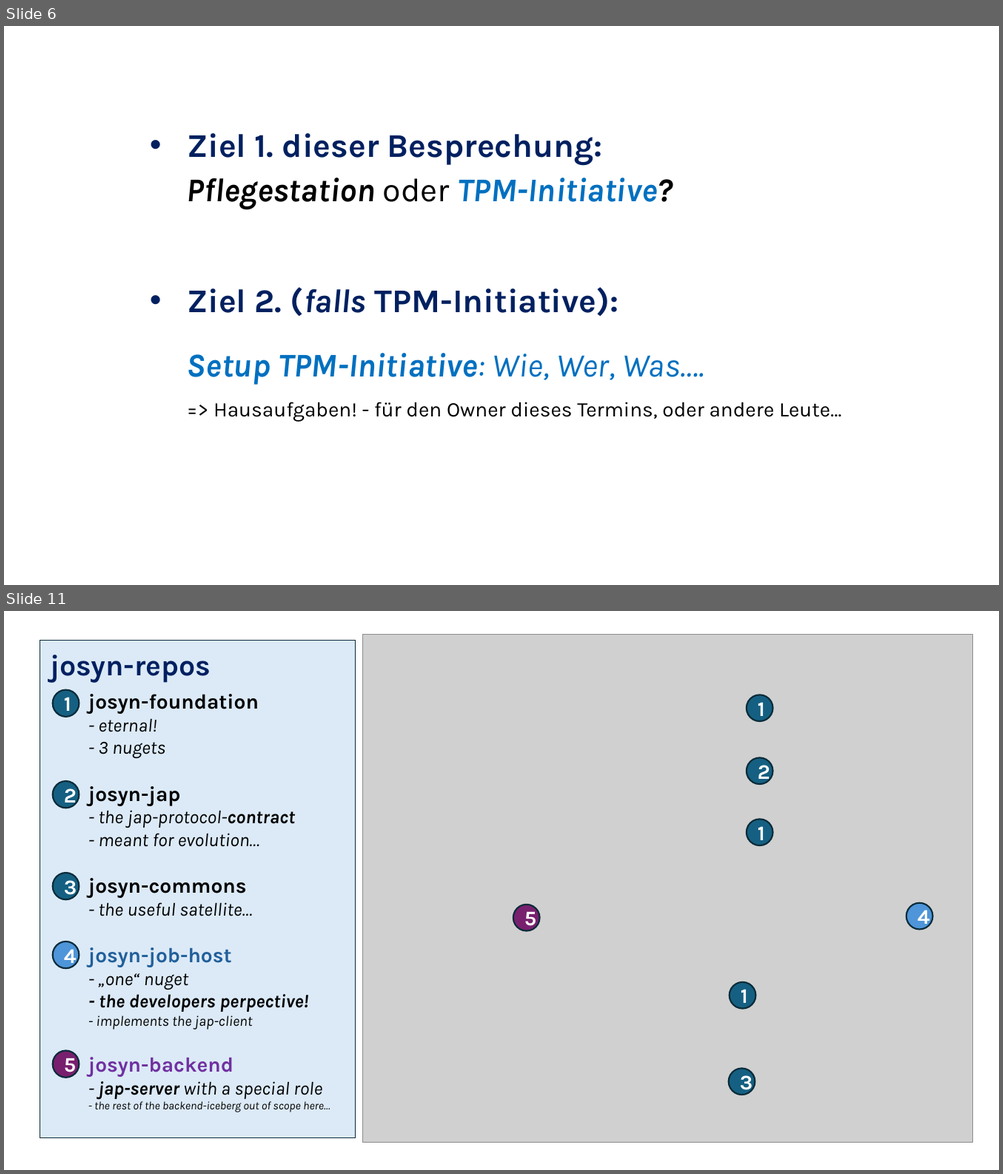
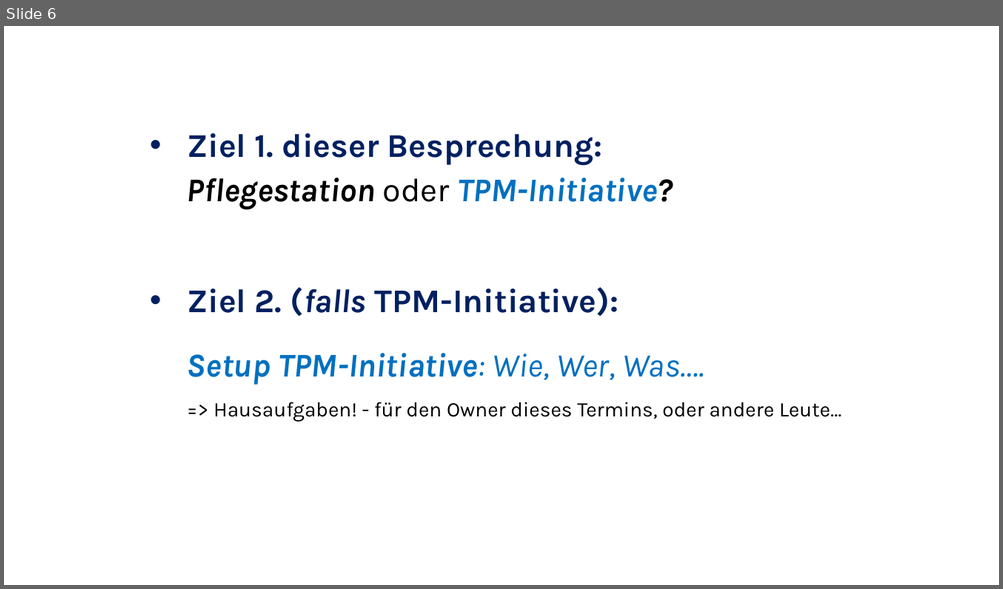
Before and after one commit to ckluth/josyn-platform, a slide deck: josyn-intro.pptx. Shown one above the other, each under a label of ours: slides 6 and 11 before the commit, slide 6 after it; the slides between them are not shown. The pictures are 1003x1174 and 1003x589 pixels, drawn with LibreOffice and Linux fonts; fonts in the diff are those of the drawing; grey boxes stand for pictures. Boxes give left, top, right and bottom in pixels: in the first picture for what was removed or moved away, otherwise in the second. Text is boxed around its words. In the diff, an @@ line names an element or a change of style, - is before the commit and + after.

```diff
--- a/josyn-intro.pptx
+++ b/josyn-intro.pptx
@@ slide 11 removed at [4, 611, 999, 1170], background #FFFFFF @@
@@ group removed at [40, 641, 932, 1139]: 12 ellipses, 2 texts, 1 rectangle @@
-1
-1
-1
-2
-4
-5
-3
-josyn-foundation
-- eternal!
-- 3 nugets
-josyn-jap
-- the jap-protocol-contract
-- meant for evolution…
-josyn-commons
-- the useful satellite…
-josyn-job-host
-- „one“ nuget
-- the developers perpective!
-- implements the jap-client
-josyn-backend
-- jap-server with a special role
-- the rest of the backend-iceberg out of scope here…
-1
-2
-3
-4
-5
-josyn-repos
@@ picture removed at [362, 634, 972, 1143] @@
```
Also in this commit, not shown: 5 slides changed, 1 other slide removed, 5 other files.
